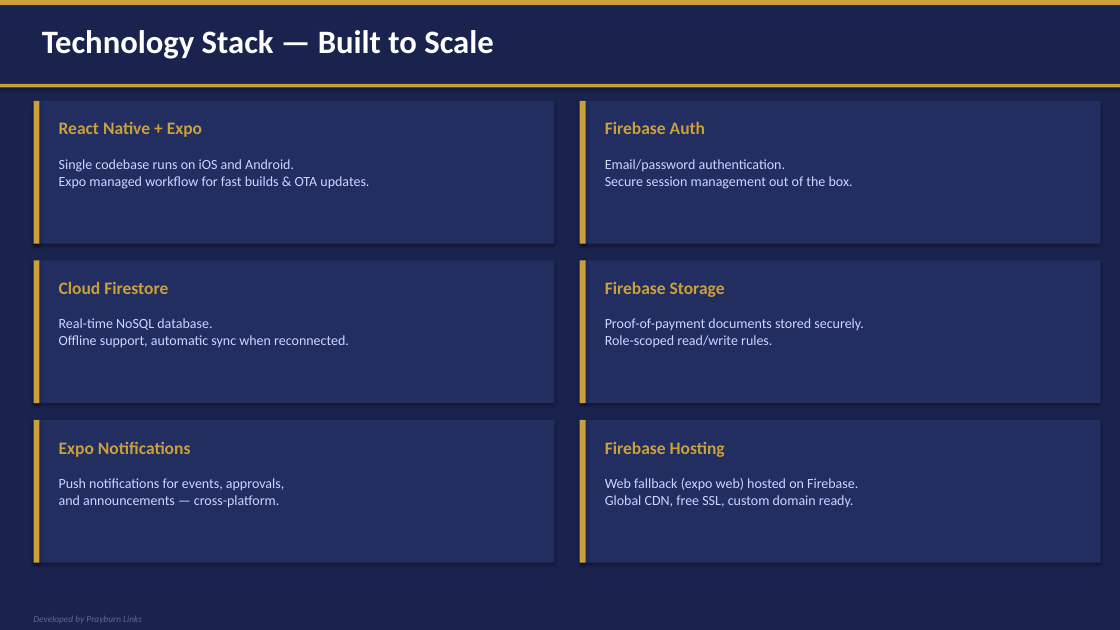
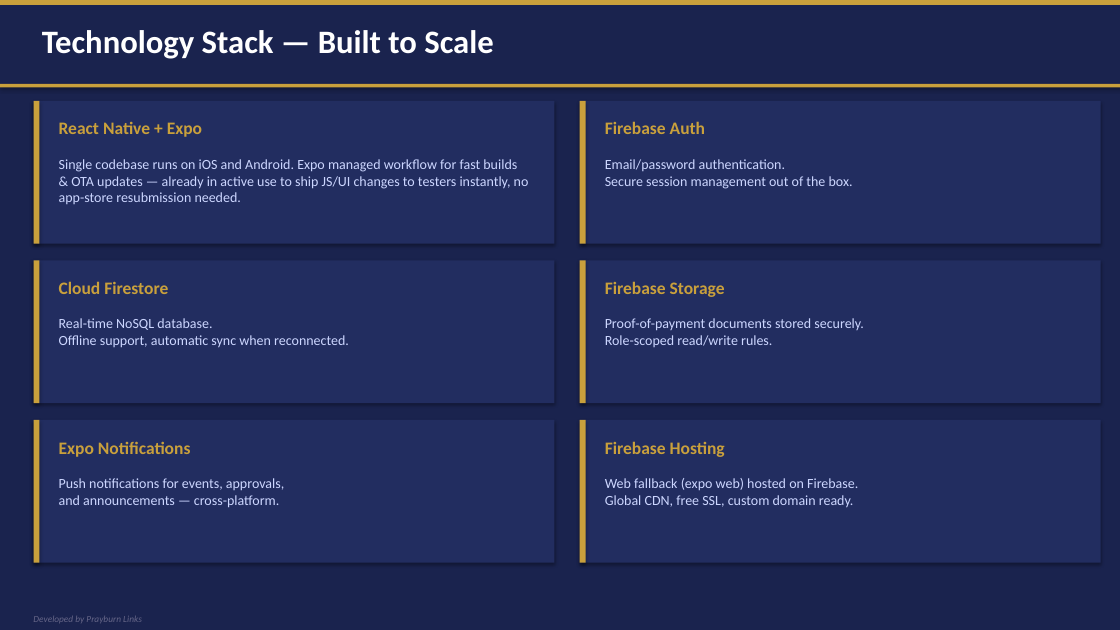
Before and after one commit to prayburnlinks/PPC_National, a slide deck: slide 13 of PPC_National_App_Presentation.pptx (slide 12 before the commit). Drawn at 1120x630 pixels with LibreOffice and Linux fonts; fonts in the diff are those of the drawing. Boxes give left, top, right and bottom in pixels: in the first picture for what was removed or moved away, otherwise in the second. Text is boxed around its words. In the diff, an @@ line names an element or a change of style, - is before the commit and + after.

```diff
--- a/PPC_National_App_Presentation.pptx
+++ b/PPC_National_App_Presentation.pptx
@@ text at <box>59,159,529,204</box>: text changed @@
-Single codebase runs on iOS and Android.
-Expo managed workflow for fast builds & OTA updates.
+Single codebase runs on iOS and Android. Expo managed workflow for fast builds & OTA updates — already in active use to ship JS/UI changes to testers instantly, no app-store resubmission needed.
```
Also in this commit, not shown: 6 other slides changed, 1 slide added, 23 other files.
